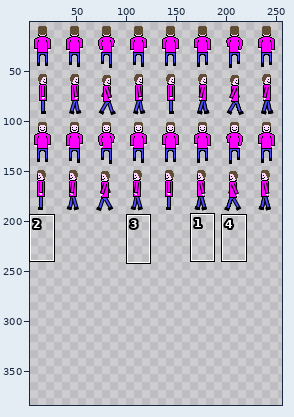
Sprite sheet -- res/textures/minion.png. The first picture is a wide view before the edit; the outline marks the close-up.
Close-up. Old version:
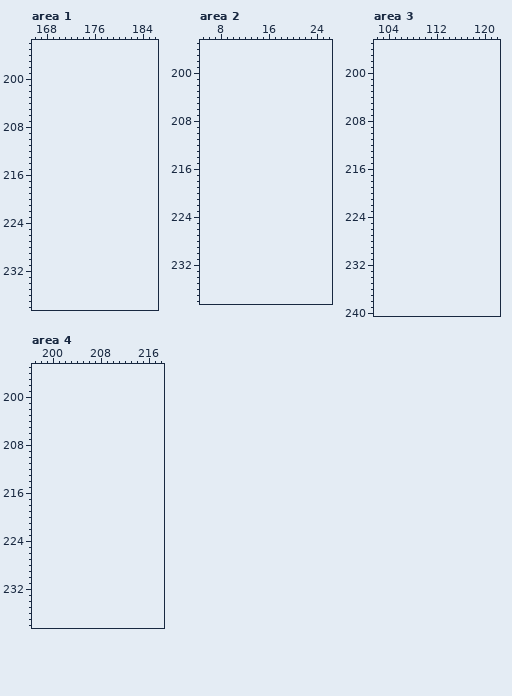
The file is 256x192 pixels. Pixels under 10% opacity are left out. Colours within 5 levels of each other are drawn and written as one. Shown: area 1: x 166..186, y 194..238; area 2: x 5..26, y 195..238; area 3: x 102..122, y 195..240; area 4: x 197..218, y 195..238. The old version is drawn lined up with the new one, on the new canvas. The wide view leaves out empty margins. The commit also changed other parts of the picture, which this record leaves out.
Palette (. is transparent): 
New version:
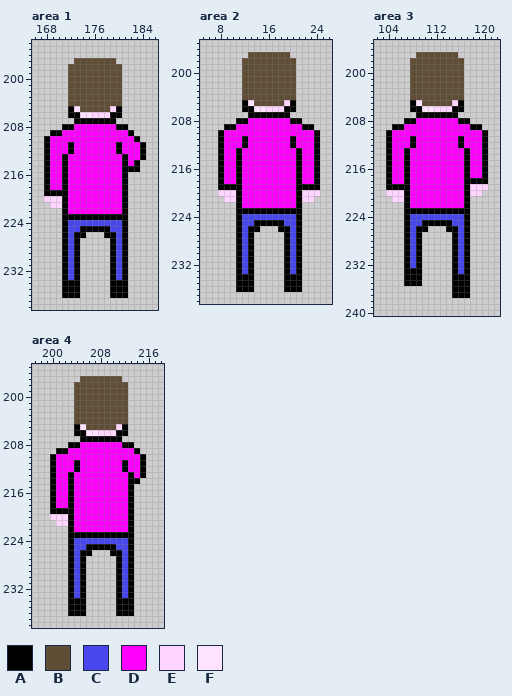
Colours new in this view: A #000000  B #5f4d36  C #4747ec  D #ff00ff  E #ffd6ff  F #ffe2ff
Edits made:
canvas 256x192 -> 256x384
Changed rows in their new state; - is an unchanged pixel.
Area 1:
first column x 168:
197 -----BBBBBBB-----
198 ----BBBBBBBBB----
199 ----BBBBBBBBB----
200 ----BBBBBBBBB----
201 ----BBBBBBBBB----
202 ----BBBBBBBBB----
203 ----BBBBBBBBB----
204 ----BBBBBBBBB----
205 ----AFBBBBBEA----
206 ----AAFFEEEAA----
207 -----AAAAAAA-----
208 ---AADDDDDDDAA---
209 -AADDDDDDDDDDDA--
210 ADDDDDDDDDDDDDDA-
211 ADDDADDDDDDDADDDA
212 ADDDADDDDDDDADDDA
213 ADDADDDDDDDDDADDA
214 ADDADDDDDDDDDADA-
215 ADDADDDDDDDDDAAA-
216 ADDADDDDDDDDDA---
217 ADDADDDDDDDDDA---
218 ADDADDDDDDDDDA---
219 AAAADDDDDDDDDA---
220 EEEADDDDDDDDDA---
221 -EEADDDDDDDDDA---
222 ---ADDDDDDDDDA---
223 ---AAAAAAAAAAA---
224 ---ACCCCCCCCCA---
225 ---ACCAAAAACCA---
226 ---ACAA---AACA---
227 ---ACA-----ACA---
228 ---ACA-----ACA---
229 ---ACA-----ACA---
230 ---ACA-----ACA---
231 ---ACA-----ACA---
232 ---ACA-----ACA---
233 ---ACA-----ACA---
234 ---AAA-----AAA---
235 ---AAA-----AAA---
236 ---AAA-----AAA---
Area 2:
first column x 8:
197 -----BBBBBBB-----
198 ----BBBBBBBBB----
199 ----BBBBBBBBB----
200 ----BBBBBBBBB----
201 ----BBBBBBBBB----
202 ----BBBBBBBBB----
203 ----BBBBBBBBB----
204 ----BBBBBBBBB----
205 ----AFBBBBBEA----
206 ----AAFFEEEAA----
207 -----AAAAAAA-----
208 ---AADDDDDDDAA---
209 -AADDDDDDDDDDDAA-
210 ADDDDDDDDDDDDDDDA
211 ADDDADDDDDDDADDDA
212 ADDDADDDDDDDADDDA
213 ADDADDDDDDDDDADDA
214 ADDADDDDDDDDDADDA
215 ADDADDDDDDDDDADDA
216 ADDADDDDDDDDDADDA
217 ADDADDDDDDDDDADDA
218 ADDADDDDDDDDDADDA
219 AAAADDDDDDDDDAAAA
220 EEEADDDDDDDDDAEEE
221 -EEADDDDDDDDDAEE-
222 ---ADDDDDDDDDA---
223 ---AAAAAAAAAAA---
224 ---ACCCCCCCCCA---
225 ---ACCAAAAACCA---
226 ---ACAA---AACA---
227 ---ACA-----ACA---
228 ---ACA-----ACA---
229 ---ACA-----ACA---
230 ---ACA-----ACA---
231 ---ACA-----ACA---
232 ---ACA-----ACA---
233 ---ACA-----ACA---
234 ---AAA-----AAA---
235 ---AAA-----AAA---
236 ---AAA-----AAA---
Area 3:
first column x 104:
197 -----BBBBBBB-----
198 ----BBBBBBBBB----
199 ----BBBBBBBBB----
200 ----BBBBBBBBB----
201 ----BBBBBBBBB----
202 ----BBBBBBBBB----
203 ----BBBBBBBBB----
204 ----BBBBBBBBB----
205 ----AFBBBBBEA----
206 ----AAFFEEEAA----
207 -----AAAAAAA-----
208 ---AADDDDDDDAA---
209 -AADDDDDDDDDDDAA-
210 ADDDDDDDDDDDDDDDA
211 ADDDADDDDDDDADDDA
212 ADDDADDDDDDDADDDA
213 ADDADDDDDDDDDADDA
214 ADDADDDDDDDDDADDA
215 ADDADDDDDDDDDADDA
216 ADDADDDDDDDDDADDA
217 ADDADDDDDDDDDADDA
218 ADDADDDDDDDDDAAAA
219 AAAADDDDDDDDDAEEE
220 EEEADDDDDDDDDAEE-
221 -EEADDDDDDDDDA---
222 ---ADDDDDDDDDA---
223 ---AAAAAAAAAAA---
224 ---ACCCCCCCCCA---
225 ---ACCAAAAACCA---
226 ---ACAA---AACA---
227 ---ACA-----ACA---
228 ---ACA-----ACA---
229 ---ACA-----ACA---
230 ---ACA-----ACA---
231 ---ACA-----ACA---
232 ---ACA-----ACA---
233 ---AAA-----ACA---
234 ---AAA-----AAA---
235 ---AAA-----AAA---
236 -----------AAA---
237 -----------AAA---
Area 4:
first column x 200:
197 -----BBBBBBB----
198 ----BBBBBBBBB---
199 ----BBBBBBBBB---
200 ----BBBBBBBBB---
201 ----BBBBBBBBB---
202 ----BBBBBBBBB---
203 ----BBBBBBBBB---
204 ----BBBBBBBBB---
205 ----AFBBBBBEA---
206 ----AAFFEEEAA---
207 -----AAAAAAA----
208 ---AADDDDDDDAA--
209 -AADDDDDDDDDDDA-
210 ADDDDDDDDDDDDDDA
211 ADDDADDDDDDDADDA
212 ADDDADDDDDDDADDA
213 ADDADDDDDDDDDADA
214 ADDADDDDDDDDDAA-
215 ADDADDDDDDDDDA--
216 ADDADDDDDDDDDA--
217 ADDADDDDDDDDDA--
218 ADDADDDDDDDDDA--
219 AAAADDDDDDDDDA--
220 EEEADDDDDDDDDA--
221 -EEADDDDDDDDDA--
222 ---ADDDDDDDDDA--
223 ---AAAAAAAAAAA--
224 ---ACCCCCCCCCA--
225 ---ACCAAAAACCA--
226 ---ACAA---AACA--
227 ---ACA-----ACA--
228 ---ACA-----ACA--
229 ---ACA-----ACA--
230 ---ACA-----ACA--
231 ---ACA-----ACA--
232 ---ACA-----ACA--
233 ---ACA-----ACA--
234 ---AAA-----AAA--
235 ---AAA-----AAA--
236 ---AAA-----AAA--
Pixel boxes of the changes (left, top, right, bottom) in both close-ups:
added: (44, 58, 146, 298)
added: (218, 52, 320, 292)
added: (386, 52, 488, 298)
added: (50, 376, 146, 616)
